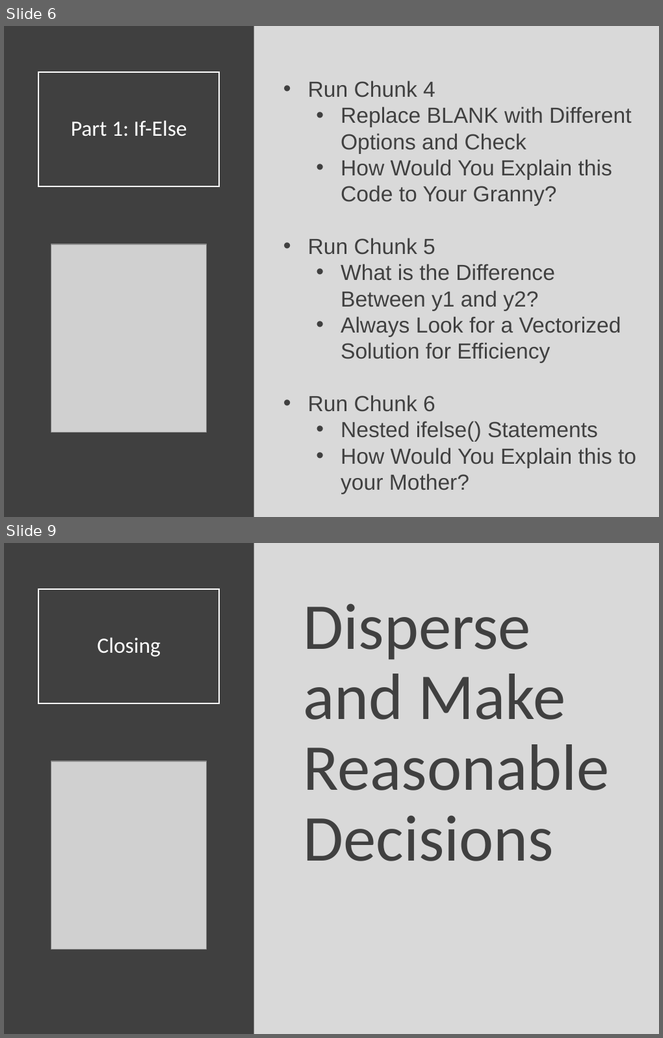
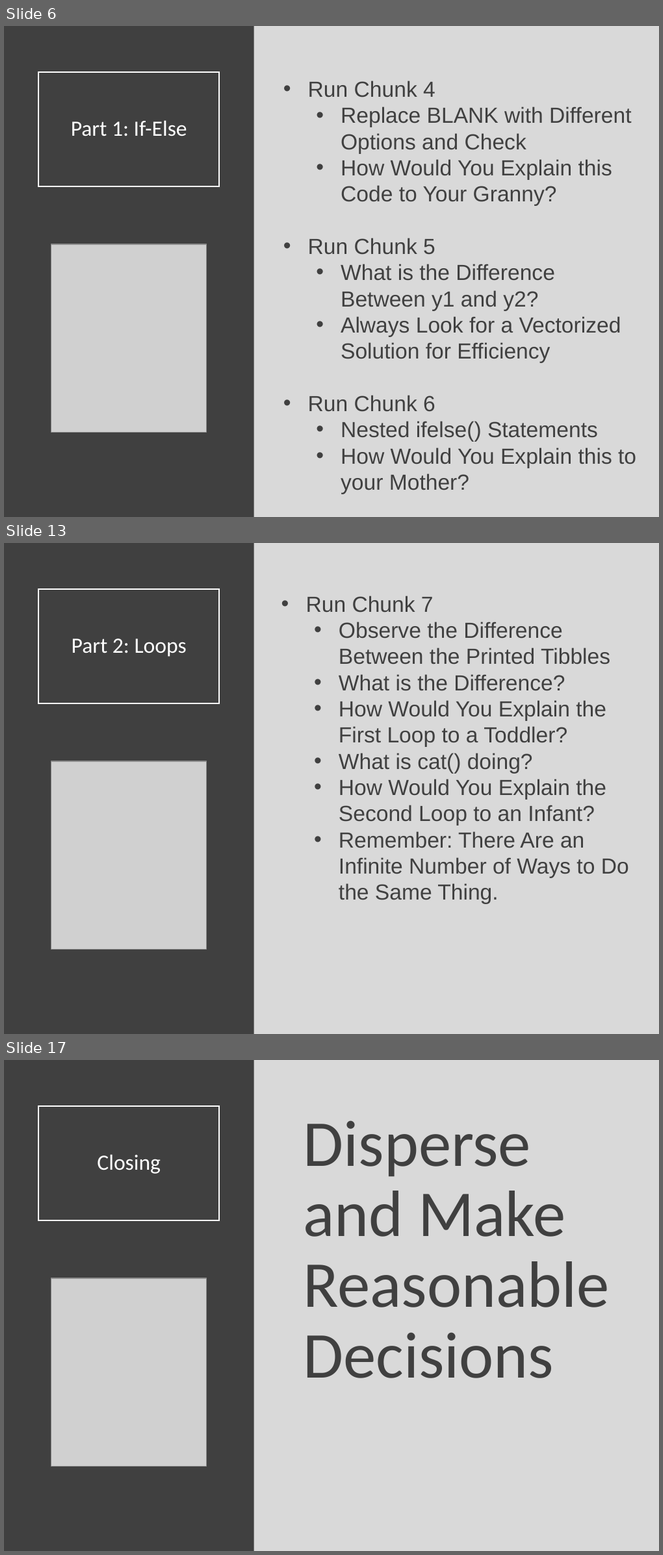
Before and after one commit to Yixf-Self/STOR320_WEBSITE, a slide deck: Lecture/Lecture 18/Lecture 18.pptx. Shown one above the other, each under a label of ours: slides 6 and 9 before the commit, slides 6, 13 and 17 after it; the slides between them are not shown. The pictures are 663x1038 and 663x1555 pixels, drawn with LibreOffice and Linux fonts; fonts in the diff are those of the drawing; grey boxes stand for pictures. Boxes give left, top, right and bottom in pixels: in the first picture for what was removed or moved away, otherwise in the second. Text is boxed around its words. In the diff, an @@ line names an element or a change of style, - is before the commit and + after.

```diff
--- a/Lecture/Lecture 18/Lecture 18.pptx
+++ b/Lecture/Lecture 18/Lecture 18.pptx
@@ slide 13 added at <box>4,543,659,1034</box>, background #D9D9D9 @@
@@ rectangle added at <box>4,543,254,1034</box>, fill #404040 @@
@@ title added at <box>38,589,220,704</box>, outline #FFFFFF 1.5 pt, 24 pt, text #FFFFFF @@
+Part 2: Loops
@@ text added at <box>306,596,629,904</box>, 24 pt, text #404040 @@
+• Run Chunk 7
+  • Observe the Difference Between the Printed Tibbles
+  • What is the Difference?
+  • How Would You Explain the First Loop to a Toddler?
+  • What is cat() doing?
+  • How Would You Explain the Second Loop to an Infant?
+  • Remember: There Are an Infinite Number of Ways to Do the Same Thing.
@@ picture added at <box>51,761,206,949</box> @@
@@ what was slide 9 is now slide 17 @@
```
Also in this commit, not shown: 3 slides changed, 7 other slides added, 8 other files.
